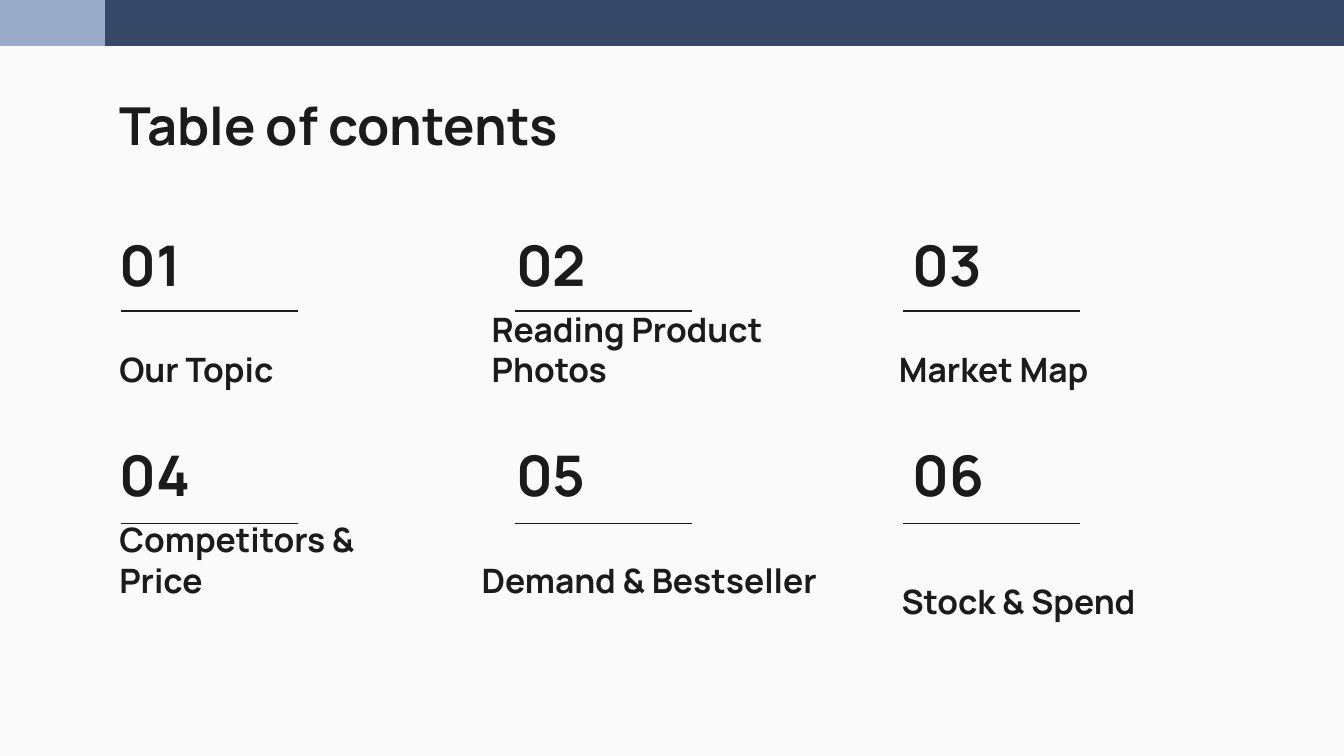
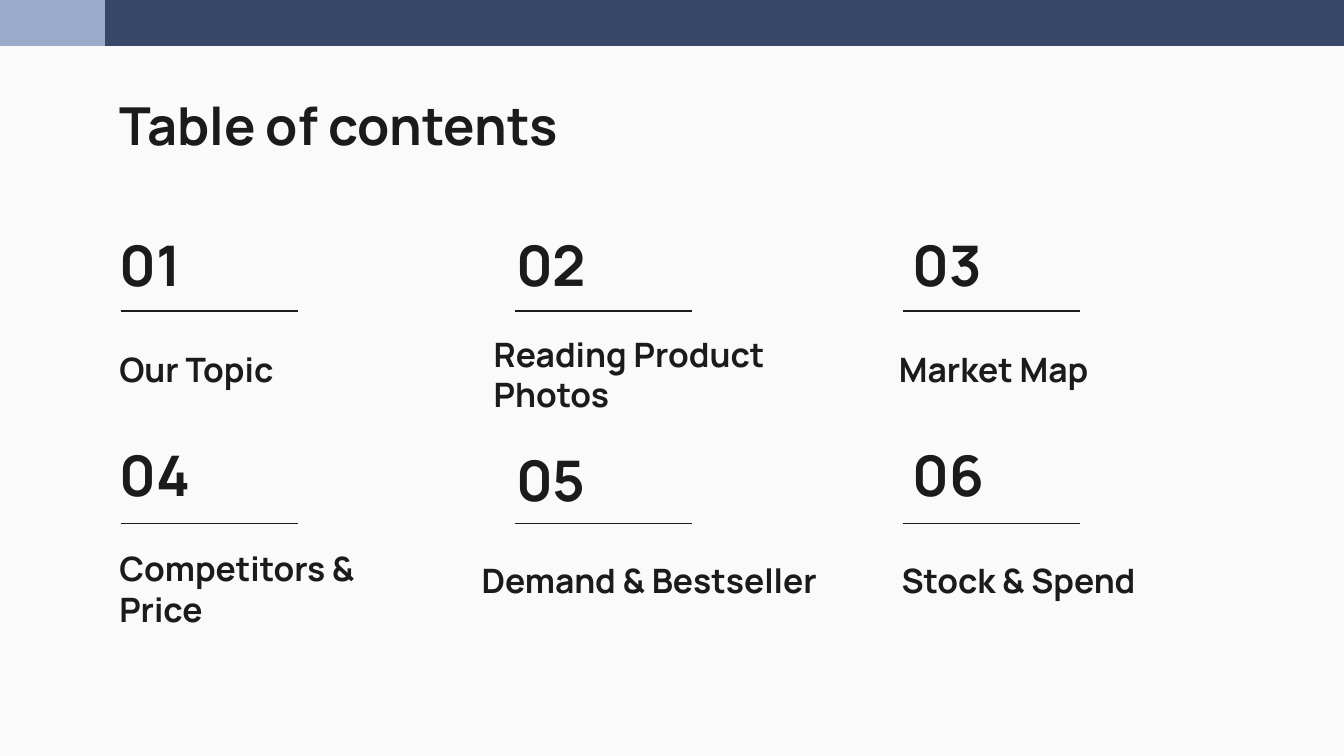
Before and after one commit to nakimagine/hello-world, a slide deck: slide 2 of Group_3_Amazon_Office_Electronic_Slides.pptx. Drawn at 1344x756 pixels with LibreOffice and Linux fonts; fonts in the diff are those of the drawing. Boxes give left, top, right and bottom in pixels: in the first picture for what was removed or moved away, otherwise in the second. Text is boxed around its words. In the diff, an @@ line names an element or a change of style, - is before the commit and + after.

```diff
--- a/Group_3_Amazon_Office_Electronic_Slides.pptx
+++ b/Group_3_Amazon_Office_Electronic_Slides.pptx
@@ subtitle "Reading Product Photos" rewrapped from [492,311,763,383] to [494,342,765,408] @@
@@ title "05": place and size @@
-title "05" at [516,455,586,497]
+title "05" at [516,460,586,502]
@@ subtitle "Competitors & Price" rewrapped from [119,523,325,594] to [119,556,325,623] @@
@@ subtitle "Stock & Spend": place and size @@
-subtitle "Stock & Spend" at [902,589,1135,622]
+subtitle "Stock & Spend" at [902,568,1135,601]
```
Also in this commit, not shown: 16 other slides changed, 19 slides added, 6 slides removed.
